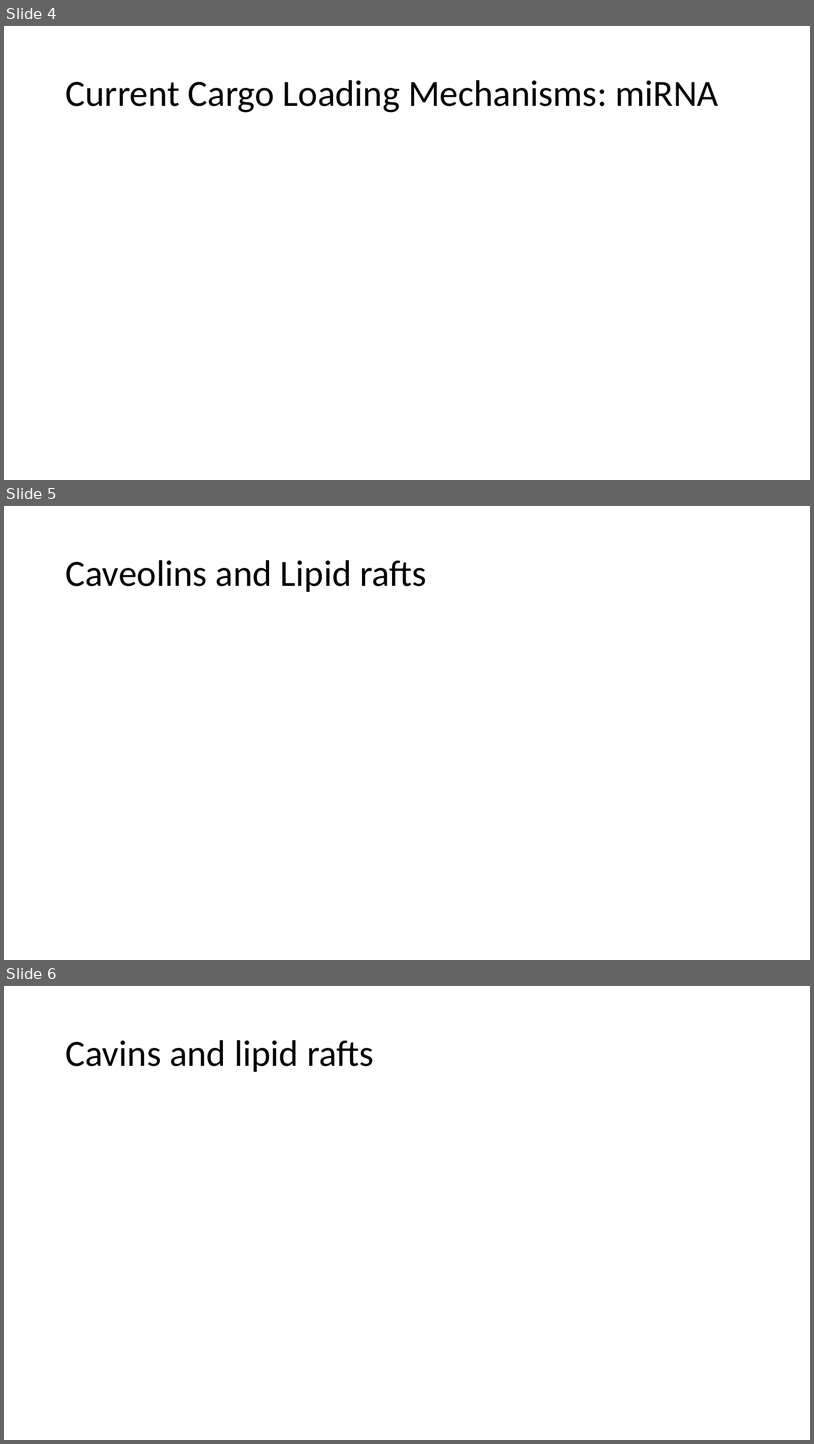
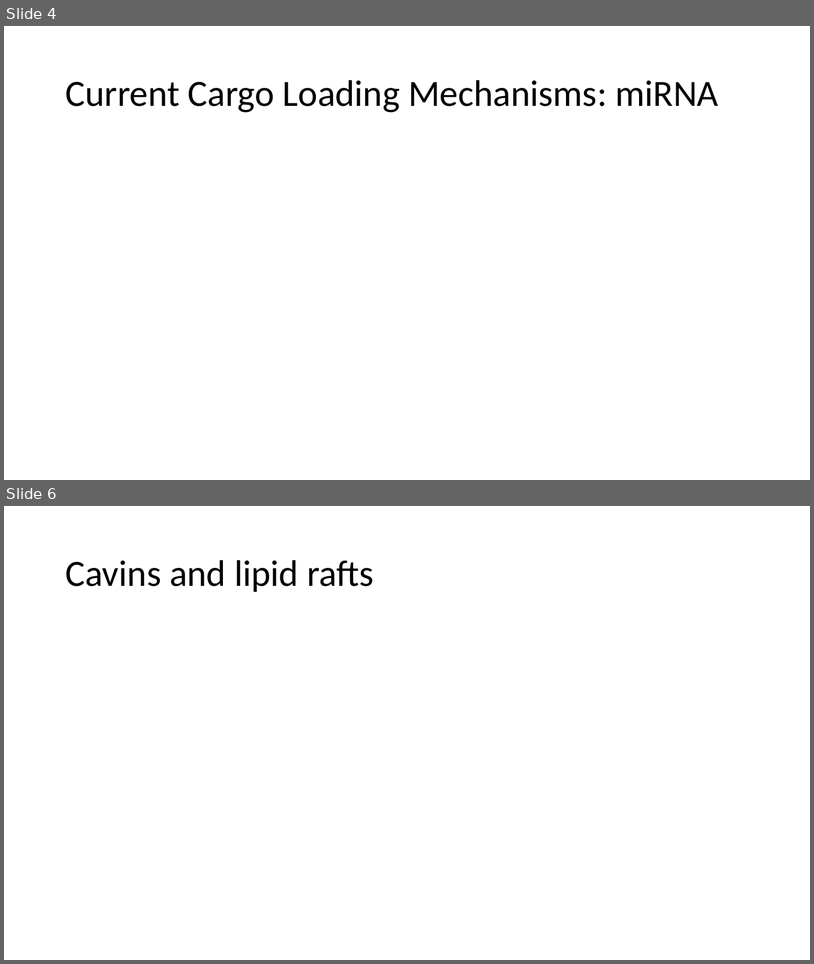
Before and after one commit to HarleyRobinson/Honours2, a slide deck: BackgroundInfo/Selective export of microRNA via extracellular vesicles.pptx. Shown one above the other, each under a label of ours: slides 4, 5 and 6 before the commit, slides 4 and 6 after it; the slides between them are not shown. The pictures are 814x1444 and 814x964 pixels, drawn with LibreOffice and Linux fonts; fonts in the diff are those of the drawing. Boxes give left, top, right and bottom in pixels: in the first picture for what was removed or moved away, otherwise in the second. Text is boxed around its words. In the diff, an @@ line names an element or a change of style, - is before the commit and + after.

```diff
--- a/BackgroundInfo/Selective export of microRNA via extracellular vesicles.pptx
+++ b/BackgroundInfo/Selective export of microRNA via extracellular vesicles.pptx
@@ slide 5 removed at box(4, 506, 810, 960), background #FFFFFF @@
@@ title removed at box(65, 560, 426, 592) @@
-Caveolins and Lipid rafts
```
Also in this commit, not shown: 1 slide added, 27 other files.
